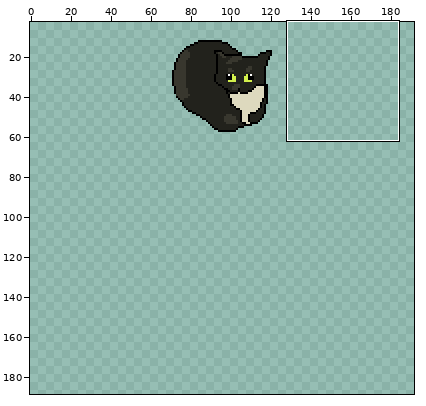
A sprite sheet gets an edit: assets/overworld/entities/maxwell/sprites/main.png. Above, an overview of the earlier version with the close-up marked.
Close-up. Before the commit:
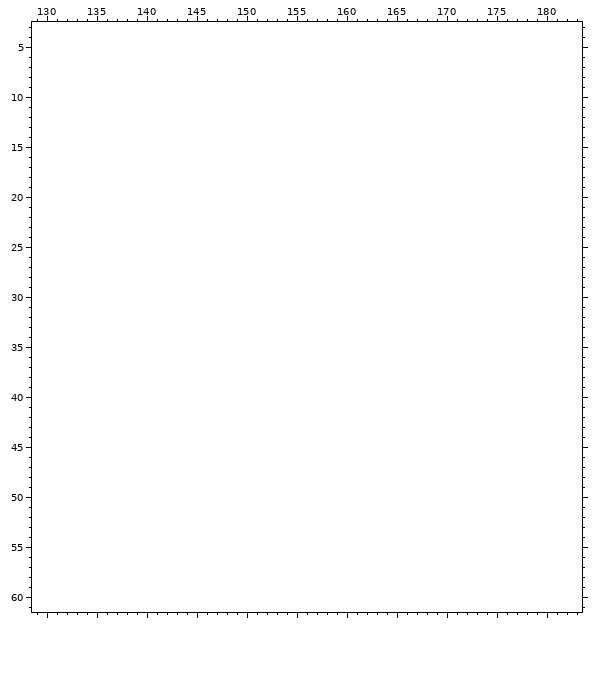
The file is 64x64 pixels. Shown: x 129..183, y 3..61. The old version is drawn lined up with the new one, on the new canvas. The wide view leaves out empty margins. The commit also changed other parts of the picture, which this record leaves out.
New version:
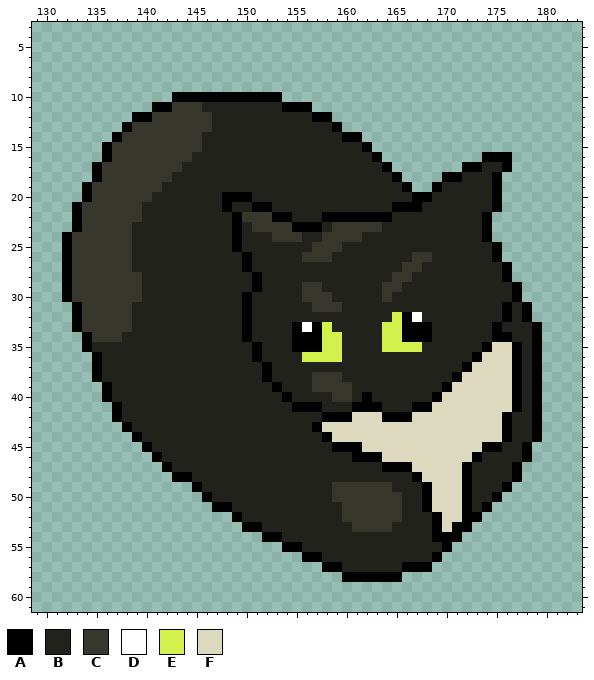
Palette (. is transparent): A #000000  B #22221c  C #38372e  D #ffffff  E #d3f04c  F #ddd9be
Difference:
canvas 64x64 -> 192x192, the old top-left corner now at 64,0
Changed rows in their new state; - is an unchanged pixel.
first column x 132:
10 -----------AAAAAAAAAAA--------------------------
11 ---------AACCCBBBBBBBBAAA-----------------------
12 -------AACCCCCCBBBBBBBBBBAA---------------------
13 ------ACCCCCCCCBBBBBBBBBBBBA--------------------
14 -----ACCCCCCCCBBBBBBBBBBBBBBAA------------------
15 ----ACCCCCCCCCBBBBBBBBBBBBBBBBA-----------------
16 ----ACCCCCCCCBBBBBBBBBBBBBBBBBBA----------AAA---
17 ---ACCCCCCCCBBBBBBBBBBBBBBBBBBBBA-------AABBA---
18 ---ACCCCCCCBBBBBBBBBBBBBBBBBBBBBBA----AABBBA----
19 --ACCCCCCCBBBBBBBBBBBBBBBBBBBBBBBBA--ABBBBBA----
20 --ACCCCCCBBBBBBBAAABBBBBBBBBBBBBBBBAABBBBBBA----
21 -ACCCCCCBBBBBBBBABBAABBBBBBBBBBBBAAABBBBBBBA----
22 -ACCCCCCBBBBBBBBBACCCAABBBAAAAAAABBBBBBBBBA-----
23 -ACCCCCBBBBBBBBBBABCCCCAAABCCCCCBBBBBBBBBBA-----
24 ACCCCCCBBBBBBBBBBABBBCCCBBCCCCBBBBBBBBBBBBA-----
25 ACCCCCCBBBBBBBBBBABBBBBBBCCCBBBBBBBBBBBBBBBA----
26 ACCCCCCBBBBBBBBBBBABBBBBCCCBBBBBBBBCCBBBBBBA----
27 ACCCCCCBBBBBBBBBBBABBBBBBBBBBBBBBBCCBBBBBBBBA---
28 ACCCCCCCBBBBBBBBBBBABBBBBBBBBBBBBCCBBBBBBBBBA---
29 ACCCCCCCBBBBBBBBBBBABBBBCCBBBBBBCCBBBBBBBBBBBA--
30 ACCCCCCCBBBBBBBBBBABBBBBCCCBBBBBCBBBBBBBBBBBBA--
31 -ACCCCCBBBBBBBBBBBABBBBBBCCCBBBBBBBBBBBBBBBBABA-
32 -ACCCCCBBBBBBBBBBBABBBBBBBBBBBBBBEADBBBBBBBBABA-
33 -ACCCCCBBBBBBBBBBBABBBBADAEBBBBBEEAAABBBBBBABBBA
34 --ACCCBBBBBBBBBBBBABBBBAAAEEBBBBEEAAABBBBBBAABBA
35 --ABBBBBBBBBBBBBBBBABBBAAAEEBBBBEEEEBBBBBBAFFABA
36 ---ABBBBBBBBBBBBBBBABBBBEEEEBBBBBBBBBBBBBAFFFABA
37 ---ABBBBBBBBBBBBBBBBABBBBBBBBBBBBBBBBBBBAFFFFABA
38 ---ABBBBBBBBBBBBBBBBABBBBCCCBBBBBBBBBBBAFFFFFABA
39 ----ABBBBBBBBBBBBBBBBABBBCCCCBBBBBBBBBAFFFFFFABA
40 ----ABBBBBBBBBBBBBBBBBABBBBCCBABBBBBBAFFFFFFFABA
41 -----ABBBBBBBBBBBBBBBBBAAABBBAAABBBAAFFFFFFFFABA
42 -----ABBBBBBBBBBBBBBBBBBBBAAAFFFAAAFFFFFFFFFABBA
43 ------ABBBBBBBBBBBBBBBBBBAFFFFFFFFFFFFFFFFFFABBA
44 -------ABBBBBBBBBBBBBBBBBBAFFFFFFFFFFFFFFFFFABBA
45 --------ABBBBBBBBBBBBBBBBBBAAAFFFFFFFFFFFFAABBA-
46 ---------ABBBBBBBBBBBBBBBBBBBAAAFFFFFFFFFABBBBA-
47 ----------ABBBBBBBBBBBBBBBBBBBBBAAAFFFFFABBBBA--
48 -----------AABBBBBBBBBBBBBBBBBBBBBBAFFFFABBBBA--
49 -------------ABBBBBBBBBBBBBCCCCCCBBBAFFFABBBA---
50 --------------ABBBBBBBBBBBBCCCCCCCBBAFFFABBA----
51 ---------------AABBBBBBBBBBBCCCCCCBBAFFFABA-----
52 -----------------ABBBBBBBBBBCCCCCCBBBAFFAA------
53 ------------------AABBBBBBBBBCCCCBBBBAFAA-------
54 --------------------AABBBBBBBBBBBBBBBAAA--------
55 ----------------------AABBBBBBBBBBBBBBA---------
56 ------------------------AABBBBBBBBBBBA----------
57 --------------------------AABBBBBBAAA-----------
58 ----------------------------AAAAAA--------------
Boxes around the changes in both close-ups, in picture pixels (x1, y1, x2, y2):
added: (62, 92, 542, 582)
